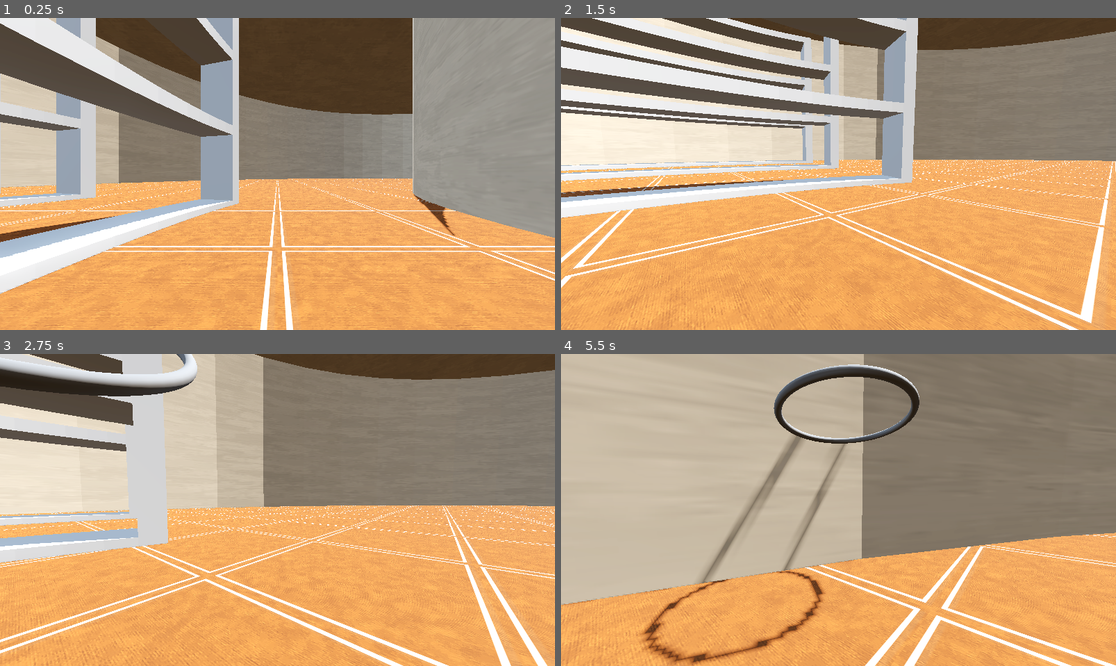
Above: before the commit, frames 1-4 (two rows, left to right).
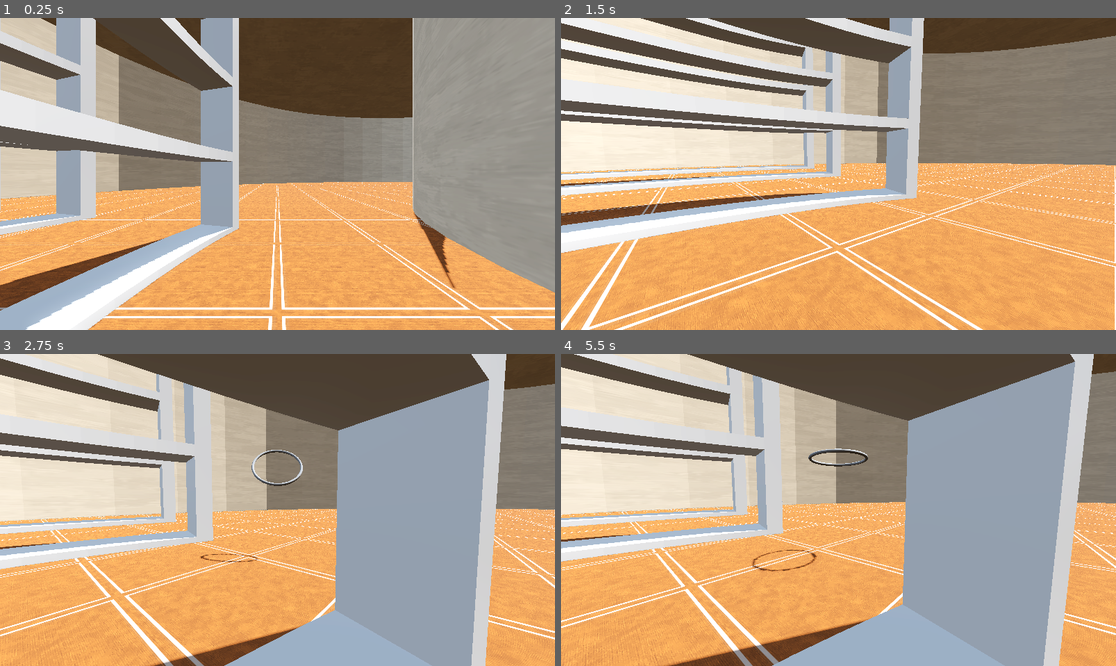
Above: after the commit, the same moments.

Repository: cjpugs/GMTK-Jam-25
Game: Godot game, scene res://scenes/levels/test-level.tscn
The game is run twice, just before and just after one commit, with the same random seed, the same clock (stepped at 60 frames per second) and the same inputs. This scene is started directly instead of the project's main scene.
Inputs (mouse positions are in pixels of both pictures, inside the frame that each line leads up to):
- Up to frame 1 (0.25 s): no input
- Up to frame 2 (1.5 s): move the mouse to (960, 158) at 0.52 s; hold Right (move_right) 0.53-1.28 s; click (960, 158) at 0.6 s; move the mouse to (810, 174) at 1.27 s; hold Up (move_forward) from 1.28 s (still down); click (810, 174) at 1.35 s
- Up to frame 3 (2.75 s): keep holding Up (move_forward); move the mouse to (288, 503) at 2.02 s; click (288, 503) at 2.1 s
- Up to frame 4 (5.5 s): keep holding Up (move_forward); move the mouse to (832, 516) at 2.77 s; click (832, 516) at 2.85 s; move the mouse to (877, 513) at 3.52 s; click (877, 513) at 3.6 s; move the mouse to (794, 506) at 4.27 s; click (794, 506) at 4.35 s; move the mouse to (844, 510) at 5.02 s; click (844, 510) at 5.1 s

The runs differ from the first frame. In frame 1, 33% of the frame differs, in the area x 0-100%, y 0-100%; in frame 2, 33%; in frame 3, 54%; in frame 4, 79%.

Commit message:
increased player size in level

Diff:
--- a/scenes/levels/test-level.tscn
+++ b/scenes/levels/test-level.tscn
@@ -37,7 +37,7 @@
 shadow_enabled = true
 
 [node name="Player" parent="." instance=ExtResource("1_tny1j")]
-transform = Transform3D(1, 0, 0, 0, 1, 0, 0, 0, 1, -36, 1.35362, 0)
+transform = Transform3D(1.5, 0, 0, 0, 1.5, 0, 0, 0, 1.5, -36, 4.48879, 0)
 
 [node name="NavigationRegion3D" type="NavigationRegion3D" parent="."]
 navigation_mesh = SubResource("NavigationMesh_xcg81")
